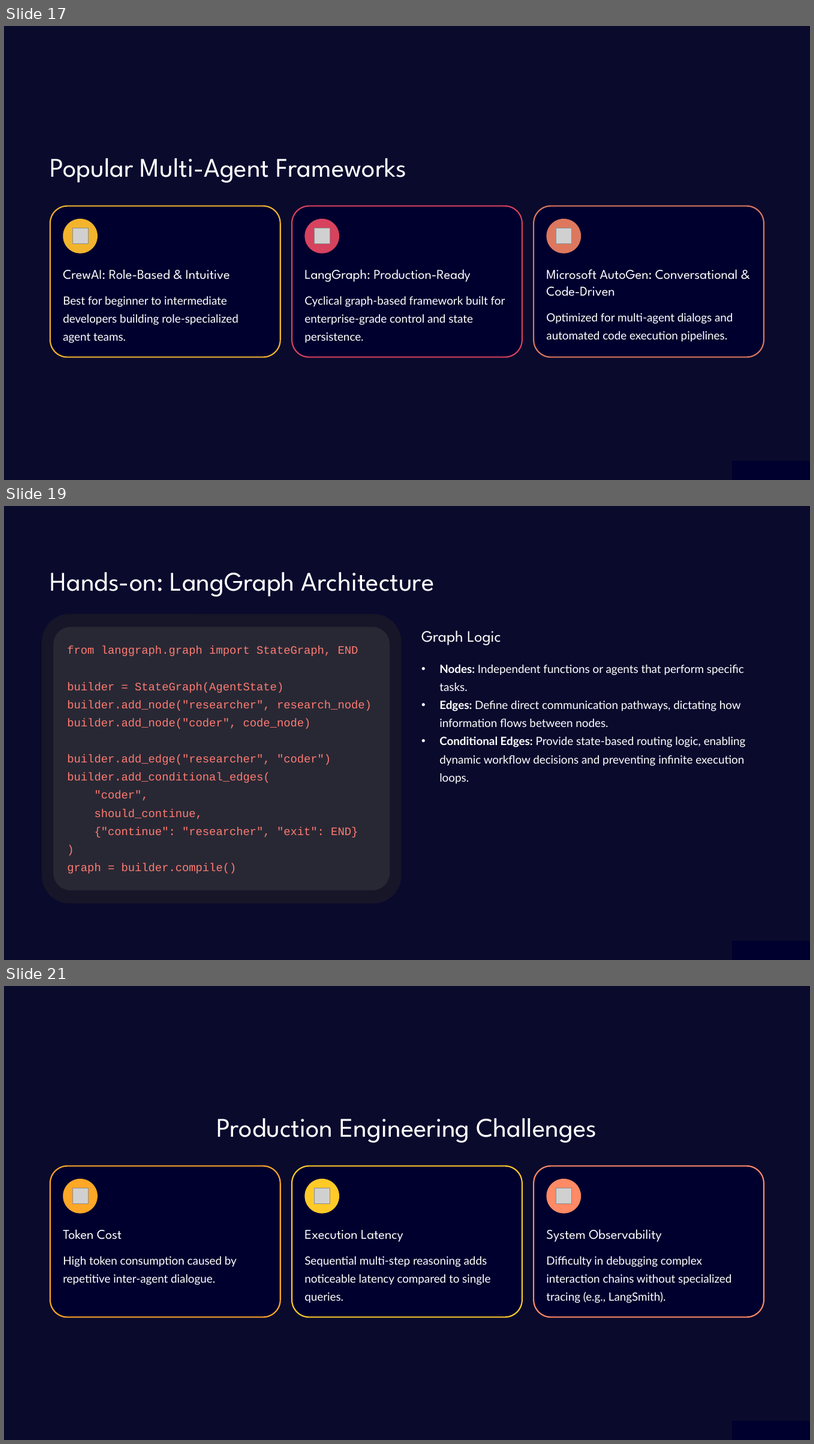
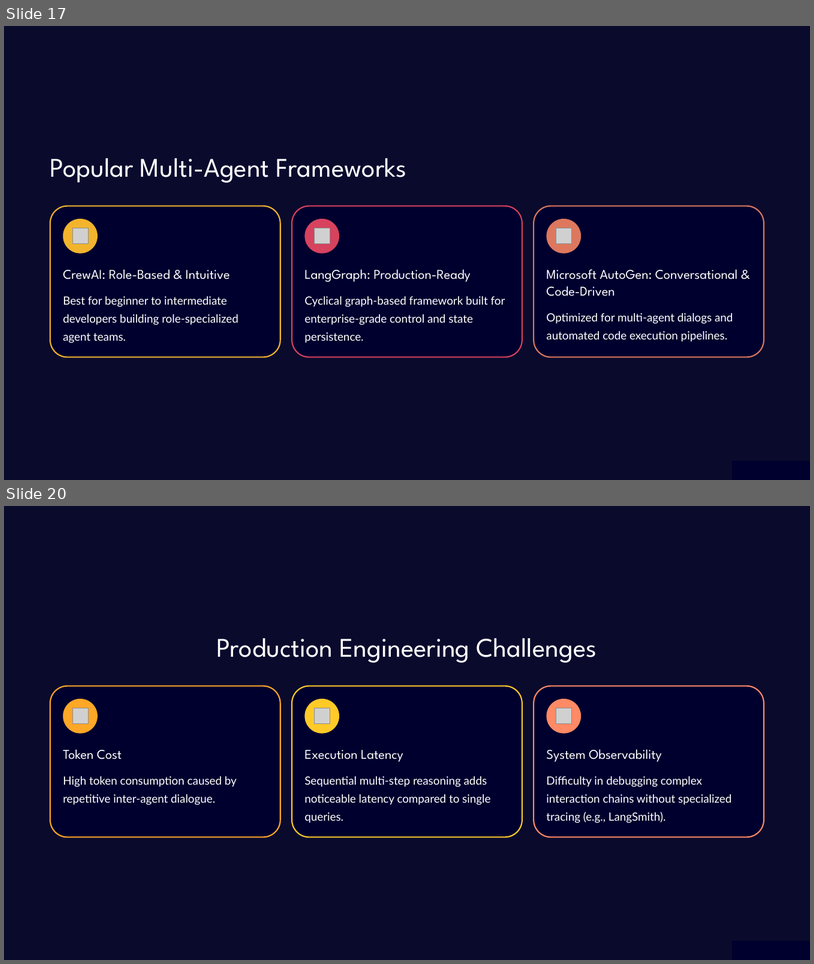
Before and after one commit to NadaNaguib/hr-screening-copilot, a slide deck: teaching/Multi-Agent-Orchestration.pptx. Shown one above the other, each under a label of ours: slides 17, 19 and 21 before the commit, slides 17 and 20 after it; the slides between them are not shown. The pictures are 814x1444 and 814x964 pixels, drawn with LibreOffice and Linux fonts; fonts in the diff are those of the drawing; grey boxes stand for pictures; background and template pictures are left out; a plain dark background stands for a picture behind light text. Boxes give left, top, right and bottom in pixels: in the first picture for what was removed or moved away, otherwise in the second. Text is boxed around its words. In the diff, an @@ line names an element or a change of style, - is before the commit and + after.

Commit message:
docs(all): align repository documentation and teaching pack with CVera architecture
- Update presentation slides in teaching/ to match 4-stage pipeline
- Refine LangGraph typed state snippets and clean up slide copy
- Sync documentation files with repository requirements

Closes #16

```diff
--- a/teaching/Multi-Agent-Orchestration.pptx
+++ b/teaching/Multi-Agent-Orchestration.pptx
@@ slide 19 removed at (x1=4, y1=506, x2=810, y2=960), background picture (left out); not listed: 1 template element that a slide beside it also shows @@
@@ text removed at (x1=50, y1=572, x2=434, y2=597) @@
-Hands-on: LangGraph Architecture
@@ rounded rectangle removed at (x1=42, y1=613, x2=402, y2=903) @@
@@ rounded rectangle removed at (x1=54, y1=627, x2=390, y2=890) @@
@@ text removed at (x1=422, y1=630, x2=501, y2=645) @@
-Graph Logic
@@ text removed at (x1=67, y1=646, x2=372, y2=873) @@
-from langgraph.graph import StateGraph, END
-builder = StateGraph(AgentState)
-builder.add_node("researcher", research_node)
-builder.add_node("coder", code_node)
-builder.add_edge("researcher", "coder")
-builder.add_conditional_edges(
-"coder",
-should_continue,
-{"continue": "researcher", "exit": END}
-)
-graph = builder.compile()
@@ text removed at (x1=440, y1=664, x2=746, y2=784) @@
-• Nodes: Independent functions or agents that perform specific tasks.
-• Edges: Define direct communication pathways, dictating how information flows between nodes.
-• Conditional Edges: Provide state-based routing logic, enabling dynamic workflow decisions and preventing infinite execution loops.
@@ rectangle removed at (x1=733, y1=940, x2=810, y2=960) @@
@@ what was slide 21 is now slide 20 @@
```
Also in this commit, not shown: 1 slide changed, 4 slides added, 4 other slides removed, 1 other file.
